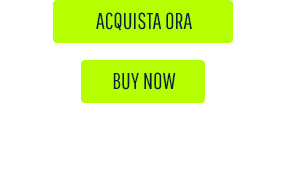
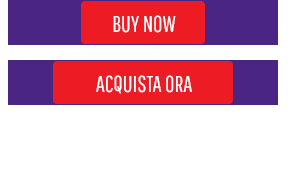
Two versions of the same layered image (300×180). Layer-by-layer changes:
hid group "f4u" (1st of 2, in "cta01_it") (4 layers) over (x1=8, y1=0, x2=278, y2=105)
showed group "fiorentina" (1st of 2, in "cta01_it") (5 layers) over (x1=8, y1=0, x2=278, y2=105)
added layer "Color Fill 1 copy" in group "fiorentina" over (x1=8, y1=0, x2=278, y2=105)
hid group "lazio" (1st of 2, in "cta01_it") (4 layers) over (x1=8, y1=0, x2=278, y2=105)
painted on "Acquista ora" (3rd of 4, in "cta01_it" › "lazio") over (x1=67, y1=77, x2=221, y2=93)
hid group "f4u" (2nd of 2, in "cta01_en") (4 layers) over (x1=8, y1=0, x2=278, y2=105)
showed group "fiorentina" (2nd of 2, in "cta01_en") (5 layers) over (x1=8, y1=0, x2=278, y2=105)
added layer "Color Fill 1 copy 2" in group "fiorentina" over (x1=8, y1=0, x2=278, y2=105)
hid group "lazio" (2nd of 2, in "cta01_en") (4 layers) over (x1=8, y1=0, x2=278, y2=105)
painted on "buy now" (2nd of 2, in "cta01_en" › "lazio") over (x1=95, y1=17, x2=194, y2=33)
removed layer "Color Fill 2" (3rd of 3, in "cta01_en" › "lazio") from group "lazio" over (x1=8, y1=0, x2=278, y2=105)
